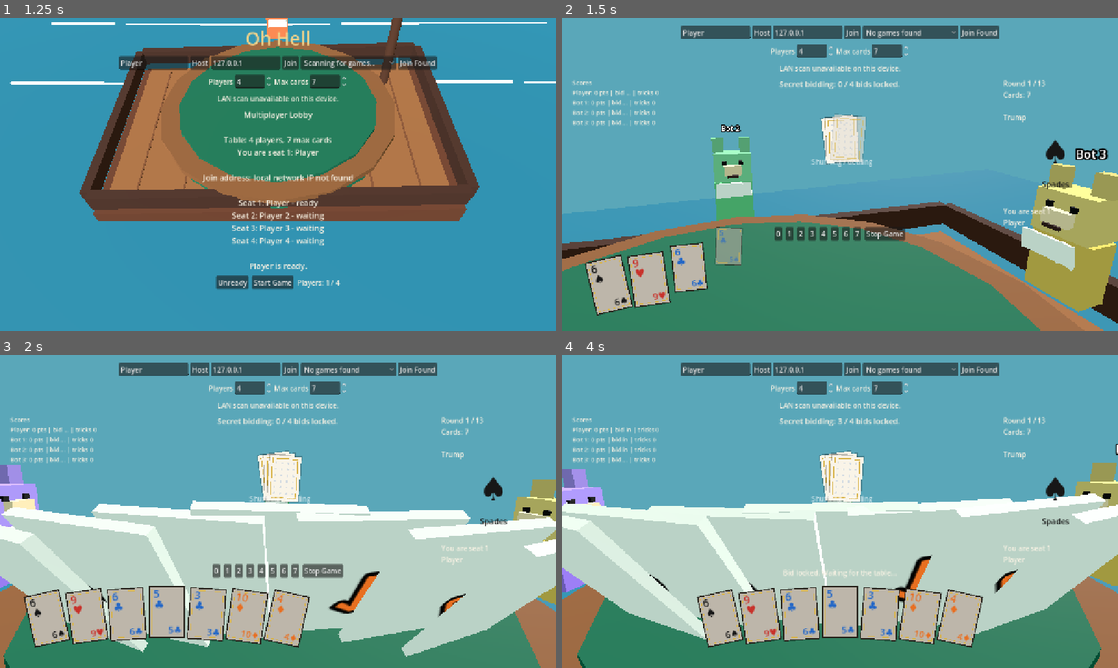
Above: before the commit, frames 1-4 (two rows, left to right).
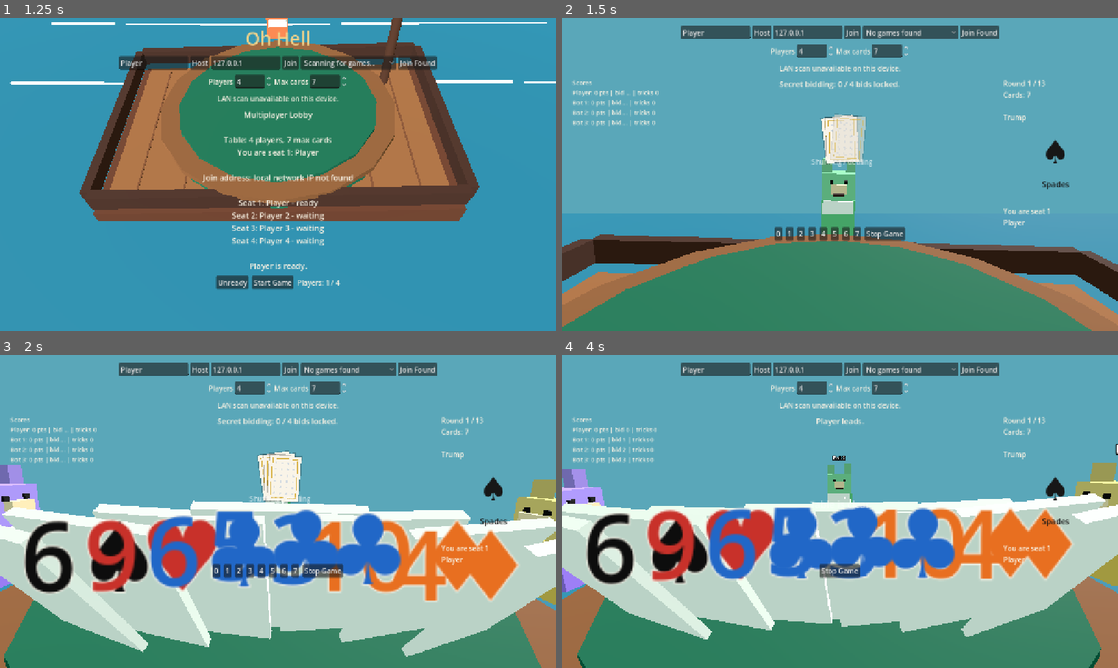
Above: after the commit, the same moments.

Repository: JordanOakFox/oh-hell-godot
Game: Godot game, scene res://scenes/main.tscn
Same seed, same stepped clock (60 frames per second), same inputs: the game is played once before the commit and once after it.
Inputs (mouse positions are in pixels of both pictures, inside the frame that each line leads up to):
- Up to frame 1 (1.25 s): click "Ready" at 0.5 s
- Up to frame 2 (1.5 s): click "Start Game" at 1.25 s
- Up to frame 3 (2 s): no input
- Up to frame 4 (4 s): click "0" at 2 s; tap Enter at 2.75 s; move the mouse to (962, 495) at 2.77 s; tap E at 2.85, 3.6 s; move the mouse to (812, 511) at 3.52 s

Frame 1 is identical in both runs. In frame 2, 23% of the frame differs, in the area x 0-100%, y 34-100%; in frame 3, 23%; in frame 4, 24%, in the area x 4-92%, y 20-94%.

Commit message:
Use 3D hand cards and stabilize mouse look

Diff:
--- a/scripts/main.gd
+++ b/scripts/main.gd
@@ -705,6 +705,7 @@
 		var button = CardButtonScript.new()
 		button.setup(card)
 		button.disabled = view_state["phase"] != "playing" or view_state["active_player"] != my_seat or not GameRules.is_legal_card(local_hand, view_state["led_suit"], card)
+		button.modulate.a = 0.0
 		button.set_meta("card", card)
 		button.pressed.connect(_on_card_button_pressed.bind(button))
 		var offset := float(i) - (float(count - 1) * 0.5)
@@ -714,7 +715,7 @@
 		button.rotation_degrees = offset * 4.2
 		button.pivot_offset = Vector2(37, 53)
 		hand_box.add_child(button)
-		if should_deal_animate:
+		if should_deal_animate and button.modulate.a > 0.0:
 			_animate_card_dealt(button, i)
 
 	last_hand_signature = hand_signature
--- a/scripts/table_view_3d.gd
+++ b/scripts/table_view_3d.gd
@@ -86,8 +86,10 @@
 		if skip_next_mouse_motion:
 			skip_next_mouse_motion = false
 			return
-		look_yaw = clampf(look_yaw - event.relative.x * 0.025, -70.0, 70.0)
-		look_pitch = clampf(look_pitch - event.relative.y * 0.025, -28.0, 28.0)
+		if event.relative.length() > 80.0:
+			return
+		look_yaw = clampf(look_yaw - event.relative.x * 0.008, -42.0, 42.0)
+		look_pitch = clampf(look_pitch - event.relative.y * 0.008, -22.0, 22.0)
 
 func set_table_state(table_state: Dictionary, my_seat: int) -> void:
 	if not is_inside_tree() or table_state.is_empty():
@@ -480,7 +482,10 @@
 		pitch = look_pitch
 	var sway := side * sin(time * 1.8) * 0.025
 	camera.global_position = camera.global_position.lerp(base_pos + sway, 0.18)
-	camera.rotation_degrees = camera.rotation_degrees.lerp(Vector3(pitch, yaw, 0), 0.18)
+	var yaw_radians := deg_to_rad(yaw)
+	var pitch_radians := deg_to_rad(pitch)
+	var forward := Vector3(-sin(yaw_radians) * cos(pitch_radians), sin(pitch_radians), -cos(yaw_radians) * cos(pitch_radians)).normalized()
+	camera.look_at(camera.global_position + forward, Vector3.UP)
 	camera.fov = lerpf(camera.fov, 64.0, 0.08)
 
 func _make_readable_card(card: Dictionary, scale_factor: float) -> Node3D:
@@ -493,11 +498,13 @@
 	var rank := int(card.get("rank", 0))
 	var label := Label3D.new()
 	label.text = "%s%s" % [RANK_NAMES.get(rank, str(rank)), SUIT_SYMBOLS.get(suit, suit)]
-	label.font_size = 48
+	label.font_size = 56
 	label.modulate = SUIT_COLORS.get(suit, Color("#111111"))
-	label.billboard = BaseMaterial3D.BILLBOARD_DISABLED
-	label.position = Vector3(0, 0.022, -0.02)
-	label.rotation_degrees = Vector3(-90, 0, 0)
+	label.outline_size = 3
+	label.outline_modulate = Color("#f9f4e8")
+	label.billboard = BaseMaterial3D.BILLBOARD_ENABLED
+	label.no_depth_test = true
+	label.position = Vector3(0, 0.12, 0)
 	root.add_child(label)
 	return root
 
